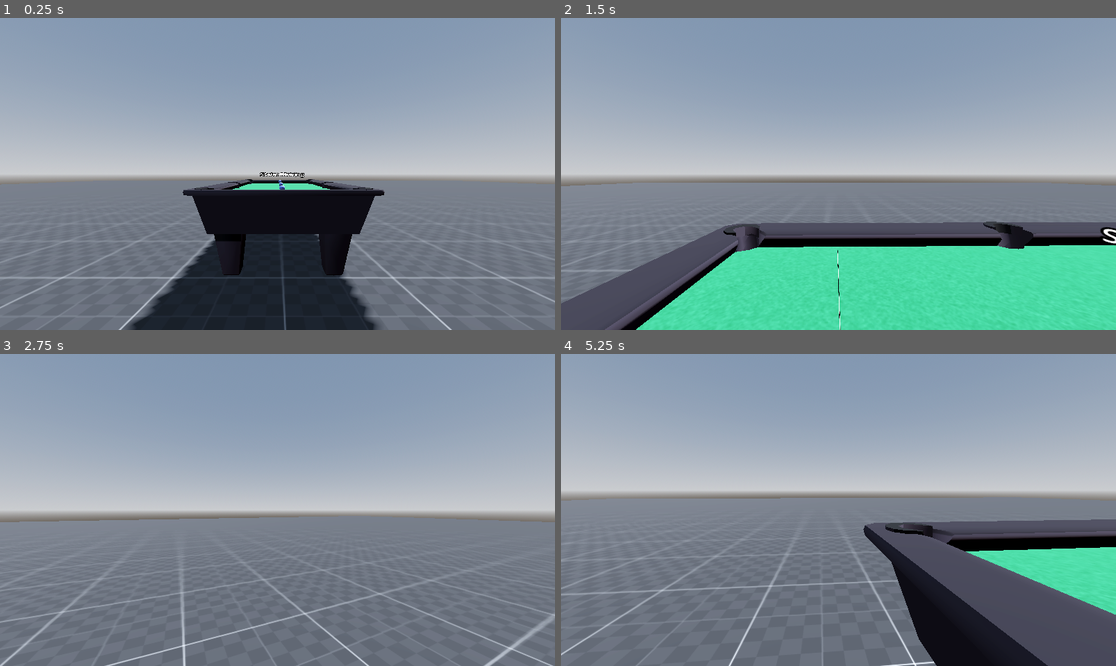
Above: before the commit, frames 1-4 (two rows, left to right).
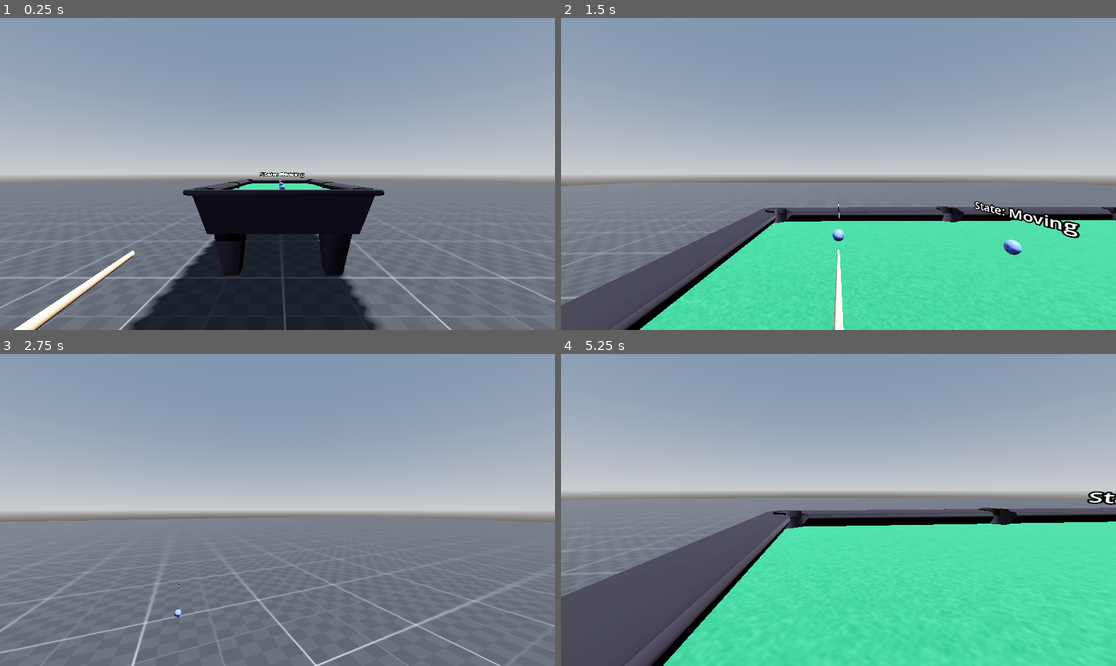
Above: after the commit, the same moments.

Repository: maximosdrr/9-die
Game: Godot game, scene res://Main.tscn
Two runs of this game, one before a commit and one after it. Both use one fixed random seed, a clock stepped at 60 frames per second and the inputs below.
Inputs (mouse positions are in pixels of both pictures, inside the frame that each line leads up to):
- Up to frame 1 (0.25 s): no input
- Up to frame 2 (1.5 s): move the mouse to (960, 158) at 0.52 s; hold D (move_right) 0.53-1.28 s; right-click (960, 158) at 0.6 s; click (960, 158) at 0.67 s; move the mouse to (810, 174) at 1.27 s; hold W (move_forward) from 1.28 s (still down); tap Shift (can_strike) at 1.35 s
- Up to frame 3 (2.75 s): keep holding W (move_forward); move the mouse to (288, 503) at 2.02 s; right-click (288, 503) at 2.1 s
- Up to frame 4 (5.25 s): keep holding W (move_forward); move the mouse to (832, 516) at 2.77 s; tap Shift (can_strike) at 2.85, 4.35 s; move the mouse to (877, 513) at 3.52 s; right-click (877, 513) at 3.6 s; move the mouse to (794, 506) at 4.27 s; tap Enter at 5 s; move the mouse to (844, 510) at 5.02 s; right-click (844, 510) at 5.1 s

The runs differ from the first frame. In frame 1, 0.7% of the frame differs, in the area x 2-25%, y 74-100%; in frame 2, 9.4%; in frame 3, 3.0%; in frame 4, 42%, in the area x 0-100%, y 43-100%.
Error before the commit: Invalid access to property or key 'table' on a base object of type 'null instance'. (res://Features/Poolstick/Scripts/Poolstick.gd:12)

Commit message:
fix: poolstick position

Diff:
--- a/Features/Player/Player.tscn
+++ b/Features/Player/Player.tscn
@@ -13,12 +13,9 @@
 
 [sub_resource type="CapsuleMesh" id="CapsuleMesh_qhdlv"]
 
-[node name="Player" type="CharacterBody3D" node_paths=PackedStringArray("camera_pivot", "model", "player_camera", "poolstick")]
+[node name="Player" type="CharacterBody3D" node_paths=PackedStringArray("poolstick")]
 script = ExtResource("1_wlwl2")
-camera_pivot = NodePath("Body/CameraPivot")
-model = NodePath("Body/CameraPivot/Model3D")
-player_camera = NodePath("Body/CameraPivot/PlayerCamera")
-poolstick = NodePath("Body/Poolstick")
+poolstick = NodePath("Body/CameraPivot/PlayerCamera/Poolstick")
 metadata/_custom_type_script = "uid://def4sbadiuagc"
 
 [node name="CollisionShape3D" type="CollisionShape3D" parent="."]
@@ -33,18 +30,18 @@
 script = ExtResource("2_bd6kk")
 camera = NodePath("PlayerCamera")
 
-[node name="PlayerCamera" type="Camera3D" parent="Body/CameraPivot"]
-transform = Transform3D(1.0000001, 0, 0, 0, 1, 0, 0, 0, 1.0000001, 0, 0, 0)
-current = true
-
 [node name="Model3D" type="MeshInstance3D" parent="Body/CameraPivot"]
 transform = Transform3D(1.0000001, 0, 0, 0, 0.99999994, 0, 0, 0, 1, 0, -0.51770645, 0.43146822)
 mesh = SubResource("CapsuleMesh_qhdlv")
 skeleton = NodePath("../../..")
 
-[node name="Poolstick" parent="Body" node_paths=PackedStringArray("player") instance=ExtResource("6_wlwl2")]
-transform = Transform3D(1.616196, 0, 0, 0, 1.6458532, 0, 0, 0, 2.2275264, 0, 0, 0)
-player = NodePath("")
+[node name="PlayerCamera" type="Camera3D" parent="Body/CameraPivot"]
+transform = Transform3D(1.616196, 0, 0, 0, 1.6458532, 0, 0, 0, 2.2275264, 0, -5.9604645e-08, 2.9802322e-08)
+current = true
+
+[node name="Poolstick" parent="Body/CameraPivot/PlayerCamera" node_paths=PackedStringArray("player") instance=ExtResource("6_wlwl2")]
+transform = Transform3D(1, 0, 0, 0, 0.087155834, 1.348266, 0, -0.7360593, 0.08715575, -0.34030536, -0.31455195, 0.60222334)
+player = NodePath("../../../..")
 
 [node name="StateMachine" type="Node3D" parent="."]
 script = ExtResource("6_4uqpi")
--- a/Features/Player/Scripts/Player.gd
+++ b/Features/Player/Scripts/Player.gd
@@ -3,14 +3,14 @@
 var gravity = 12
 var speed = 3
 
-@export var camera_pivot: CameraPivot
-@export var model: Node3D
-@export var player_camera: Camera3D
 @export var table: Table
 @export var poolstick: Poolstick
 
-
 @onready var state_machine: StateMachine = $StateMachine
+@onready var player_camera: Camera3D = $Body/CameraPivot/PlayerCamera
+@onready var camera_pivot: CameraPivot = $Body/CameraPivot
+@onready var model: MeshInstance3D = $Body/CameraPivot/Model3D
+@onready var collision_shape: CollisionShape3D = $CollisionShape3D
 
 func _physics_process(delta: float) -> void:
 	if not is_on_floor():
--- a/Features/Player/Scripts/States/Aiming.gd
+++ b/Features/Player/Scripts/States/Aiming.gd
@@ -3,6 +3,8 @@
 class_name PlayerAimingState
 
 @export var player: Player
+@export var poolstick_initial_distance = 0.3
+
 var player_original_parent: Node3D = null
 
 func _init() -> void:
@@ -12,23 +14,41 @@
 	player_original_parent = player.get_parent()
 
 func enter(_metadata: Dictionary[Variant, Variant]):
-	var table = player.table
+	player.set_physics_process(false)
+	player.collision_shape.disabled = true
+	player.reparent(player.table.poolstick_respawn_marker)
 
-	player.reparent(table.poolstick_respawn_marker)
-	player.position = Vector3(0, 0, 0.5)
-	player.set_physics_process(false)
-	player.camera_pivot.rotation_x_enabled = false
-	player.camera_pivot.rotation_target = table.poolstick_respawn_marker
+	_adjust_positions(true)
+	_setup_camera_pivot(true)
 
 func exit(_metadata: Dictionary[Variant, Variant]):
+	player.set_physics_process(true)
+	player.collision_shape.disabled = false
 	player.reparent(player_original_parent)
-	player.position = Vector3(0, 0, 2)
-	player.set_physics_process(true)
-	player.camera_pivot.rotation_x_enabled = true
-	player.camera_pivot.rotation_target = null
 
+	_adjust_positions(false)
+	_setup_camera_pivot(false)
 
 func process(_delta: float) -> void:
 	if Input.is_action_just_pressed("aim"):
 		state_machine.change_state(State.Type.IDLE, {})
 		return
+
+func _adjust_positions(state_is_entering: bool):
+	if state_is_entering:
+		player.position = Vector3(0, 0, 1)
+		player.poolstick.position = Vector3(0, -0.3, poolstick_initial_distance)
+		player.poolstick.rotation_degrees = Vector3(-90, 0, 0)
+	else:
+		player.position = Vector3(0, 0, 2)
+		player.poolstick.position = Vector3(-0.55, 0, 0.91)
+		player.poolstick.rotation_degrees = Vector3(-85, 0, 0)
+
+func _setup_camera_pivot(state_is_entering: bool):
+	var table = player.table
+	if state_is_entering:
+		player.camera_pivot.rotation_x_enabled = false
+		player.camera_pivot.rotation_target = table.poolstick_respawn_marker
+	else:
+		player.camera_pivot.rotation_x_enabled = true
+		player.camera_pivot.rotation_target = null
--- a/Features/Poolstick/Poolstick.tscn
+++ b/Features/Poolstick/Poolstick.tscn
@@ -45,9 +45,8 @@
 
 [sub_resource type="BoxShape3D" id="BoxShape3D_6slcf"]
 
-[node name="Poolstick" type="Node3D" node_paths=PackedStringArray("poolstick_camera", "poolstick_body")]
+[node name="Poolstick" type="Node3D" node_paths=PackedStringArray("poolstick_body")]
 script = ExtResource("1_fst4q")
-poolstick_camera = NodePath("")
 poolstick_body = NodePath("PoolstickBody")
 
 [node name="PoolstickBody" type="Node3D" parent="."]
--- a/Features/Poolstick/Scripts/Poolstick.gd
+++ b/Features/Poolstick/Scripts/Poolstick.gd
@@ -1,6 +1,5 @@
 class_name Poolstick extends Node3D
 
-@export var poolstick_camera: Camera3D
 @export var poolstick_body: Node3D
 @export var player: Player
 
